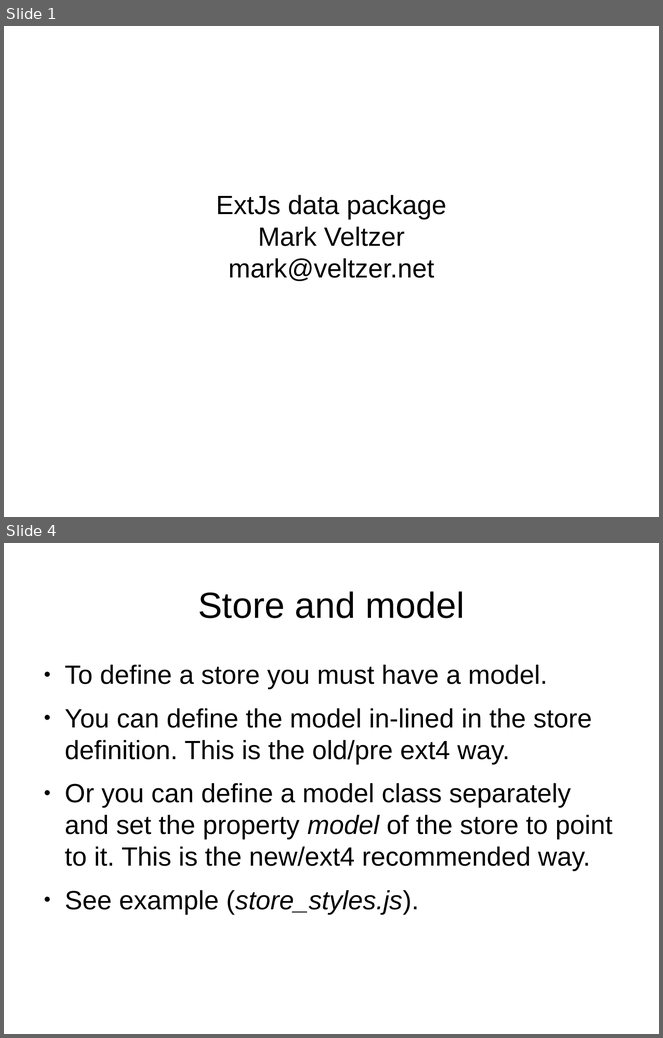
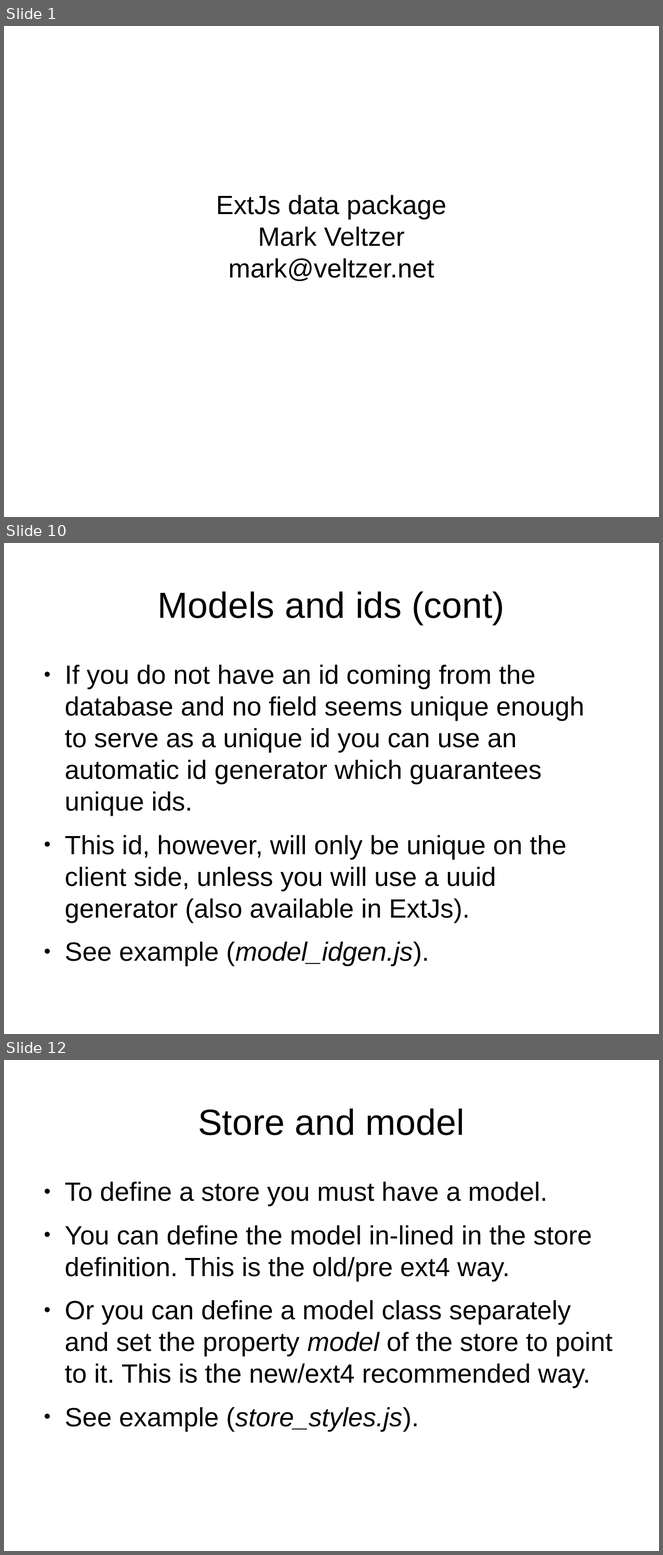
Before and after one commit to veltzer/demos, a slide deck: javascript/extjs/doc/extjs_data.odp. Shown one above the other, each under a label of ours: slides 1 and 4 before the commit, slides 1, 10 and 12 after it; the slides between them are not shown. The pictures are 663x1038 and 663x1555 pixels, drawn with LibreOffice and Linux fonts; fonts in the diff are those of the drawing. Boxes give left, top, right and bottom in pixels: in the first picture for what was removed or moved away, otherwise in the second. Text is boxed around its words. In the diff, an @@ line names an element or a change of style, - is before the commit and + after.

```diff
--- a/javascript/extjs/doc/extjs_data.odp
+++ b/javascript/extjs/doc/extjs_data.odp
@@ slide 10 added at (x1=4, y1=543, x2=659, y2=1034), background #FFFFFF @@
@@ title added at (x1=158, y1=591, x2=505, y2=625), 44 pt, text #000000 @@
+Models and ids (cont)
@@ text added at (x1=65, y1=665, x2=584, y2=923), 32 pt, text #000000 @@
+● If you do not have an id coming from the database and no field seems unique enough to serve as a unique id you can use an automatic id generator which guarantees unique ids.
+● This id, however, will only be unique on the client side, unless you will use a uuid generator (also available in ExtJs).
+● See example (model_idgen.js).
@@ what was slide 4 is now slide 12 @@
```
Also in this commit, not shown: 2 slides changed, 7 other slides added, 6 other files.
